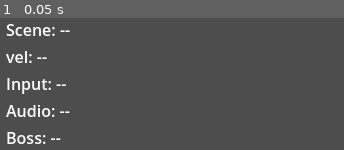
Above: before the commit, frame 1.
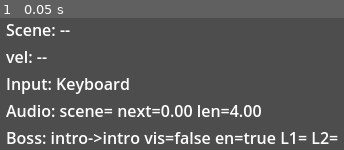
Above: after the commit, the same moment.

Repository: vydramain/Comfymaid
Game: Godot game, scene res://scenes/ui/DebugHUD.tscn
Two runs of this game, one before a commit and one after it. Both use one fixed random seed, a clock stepped at 60 frames per second and the inputs below. This scene is started directly instead of the project's main scene. Sound files missing from this copy of the repository are replaced by a short silence.
Inputs:
- Up to frame 1 (0.05 s): no input

The runs differ from the first frame. In frame 1, 6.4% of the frame differs, in the area x 14-99%, y 45-96%.
Error before the commit: Parse Error: Used tab character for indentation instead of space as used before in the file. (res://scripts/debug_hud.gd:21)

Commit message:
fix: Corrected mechanic word behavior

Diff:
--- a/scenes/Boss.tscn
+++ b/scenes/Boss.tscn
@@ -112,7 +112,7 @@
 "update": 0,
 "values": [0, 1, 2, 3]
 }
-tracks/4/type = "call_method"
+tracks/4/type = "method"
 tracks/4/imported = false
 tracks/4/enabled = true
 tracks/4/path = NodePath(".")
@@ -121,7 +121,7 @@
 tracks/4/keys = {
 "times": PackedFloat32Array(0, 1),
 "transitions": PackedFloat32Array(1, 1),
-"values": ["spawn_smoke_right", "spawn_smoke_left"]
+"values": [{"method": "spawn_smoke_right", "args": []}, {"method": "spawn_smoke_left", "args": []}]
 }
 
 [sub_resource type="AnimationLibrary" id="AnimationLibrary_1"]
--- a/scenes/MechanicWord.tscn
+++ b/scenes/MechanicWord.tscn
@@ -3,19 +3,19 @@
 [ext_resource type="Script" uid="uid://d2q5e03jr0bq5" path="res://scripts/mechanic_word.gd" id="1"]
 
 [sub_resource type="RectangleShape2D" id="1"]
-size = Vector2(93, 19)
+size = Vector2(196, 30)
 
 [node name="MechanicWord" type="Node2D"]
-script = ExtResource("1")
 z_index = 10
 z_as_relative = false
+script = ExtResource("1")
 
 [node name="Backdrop" type="ColorRect" parent="."]
 offset_left = -80.0
 offset_top = -24.0
 offset_right = 80.0
 offset_bottom = 24.0
-color = Color(0, 0, 0, 0.55)
+color = Color(0, 0, 0, 0)
 
 [node name="FullLabel" type="Label" parent="."]
 anchors_preset = 8
@@ -23,10 +23,10 @@
 anchor_top = 0.5
 anchor_right = 0.5
 anchor_bottom = 0.5
-offset_left = -45.0
-offset_top = -11.5
-offset_right = 45.0
-offset_bottom = 11.5
+offset_left = -101.0
+offset_top = -25.0
+offset_right = 101.0
+offset_bottom = 25.0
 grow_horizontal = 2
 grow_vertical = 2
 size_flags_horizontal = 4
@@ -35,9 +35,23 @@
 theme_override_constants/outline_size = 6
 theme_override_font_sizes/font_size = 36
 text = "МЕХАНИКА"
+horizontal_alignment = 1
+metadata/_edit_use_anchors_ = true
 
 [node name="LeftLabel" type="Label" parent="."]
 visible = false
+anchors_preset = 6
+anchor_left = 1.0
+anchor_top = 0.5
+anchor_right = 1.0
+anchor_bottom = 0.5
+offset_left = -120.00001
+offset_top = -14.0
+offset_right = -20.000008
+offset_bottom = 36.0
+grow_horizontal = 0
+grow_vertical = 2
+rotation = -0.24734646
 theme_override_colors/font_color = Color(1, 0.4, 0.4, 1)
 theme_override_colors/font_outline_color = Color(0, 0, 0, 0.9)
 theme_override_constants/outline_size = 6
@@ -46,8 +60,15 @@
 
 [node name="RightLabel" type="Label" parent="."]
 visible = false
-offset_left = 36.0
-offset_right = 36.0
+anchors_preset = 4
+anchor_top = 0.5
+anchor_bottom = 0.5
+offset_left = 17.0
+offset_top = -39.0
+offset_right = 119.0
+offset_bottom = 11.0
+grow_vertical = 2
+rotation = 0.34153718
 theme_override_colors/font_color = Color(1, 0.4, 0.4, 1)
 theme_override_colors/font_outline_color = Color(0, 0, 0, 0.9)
 theme_override_constants/outline_size = 6
@@ -55,7 +76,8 @@
 text = "НИКА"
 
 [node name="HurtArea" type="Area2D" parent="."]
+collision_mask = 0
 
 [node name="CollisionShape2D" type="CollisionShape2D" parent="HurtArea"]
-position = Vector2(0.5, 0.5)
+position = Vector2(0, 1)
 shape = SubResource("1")
--- a/scripts/audio_director.gd
+++ b/scripts/audio_director.gd
@@ -5,7 +5,7 @@
 static var instance: Node
 
 const SEGMENT_FALLBACK_LENGTH := 4.0
-const HUB_LAYER_MAX_DISTANCE := 840.0
+const HUB_LAYER_MAX_DISTANCE := 1200.0
 const HUB_LAYER_BASE_DB := -8.0
 const HUB_LAYER_SILENT_DB := -80.0
 const HUB_LAYER2_MIN_DB := -26.0
--- a/scripts/boss.gd
+++ b/scripts/boss.gd
@@ -72,12 +72,12 @@
 	else:
 		_play_animation("idle")
 
-func _play_animation(name: StringName) -> void:
+func _play_animation(anim_name: StringName) -> void:
 	if anim_player == null:
 		return
-	if anim_player.current_animation == name:
+	if anim_player.current_animation == anim_name:
 		return
-	anim_player.play(name)
+	anim_player.play(anim_name)
 
 func _is_defeated() -> bool:
 	return GameDirector.instance != null and GameDirector.instance.boss_defeated
--- a/scripts/debug_hud.gd
+++ b/scripts/debug_hud.gd
@@ -9,14 +9,14 @@
 @onready var boss_label: Label = %BossLabel
 
 func _ready() -> void:
-    set_process(true)
-    var manager := SceneManager.instance
-    if manager:
-        manager.level_changed.connect(_on_level_changed)
-        manager.player_spawned.connect(_on_player_spawned)
-        _on_level_changed(manager.current_scene_name)
-        if manager.player:
-            _on_player_spawned(manager.player)
+	set_process(true)
+	var manager := SceneManager.instance
+	if manager:
+		manager.level_changed.connect(_on_level_changed)
+		manager.player_spawned.connect(_on_player_spawned)
+		_on_level_changed(manager.current_scene_name)
+		if manager.player:
+			_on_player_spawned(manager.player)
 
 func _process(_delta: float) -> void:
 	if player and is_instance_valid(player):
@@ -35,7 +35,7 @@
 		audio_label.text = "Audio: --"
 		boss_label.text = "Boss: --"
 		return
-	var state := AudioDirector.instance.get_debug_state()
+	var state: Dictionary = AudioDirector.instance.get_debug_state()
 	audio_label.text = "Audio: scene=%s next=%.2f len=%.2f" % [
 		state.get("scene", ""),
 		state.get("time_to_next_boundary", 0.0),
@@ -51,8 +51,8 @@
 	]
 
 func _on_level_changed(scene_name: StringName) -> void:
-    scene_label.text = "Scene: %s" % scene_name
+	scene_label.text = "Scene: %s" % scene_name
 
 func _on_player_spawned(new_player: Node) -> void:
-    if new_player is CharacterBody2D:
-        player = new_player
+	if new_player is CharacterBody2D:
+		player = new_player
--- a/scripts/game_director.gd
+++ b/scripts/game_director.gd
@@ -144,9 +144,9 @@
 		_set_player_movement(true)
 		return
 	var fade_time: float = WHITEOUT_FADE_MAX
-	var start_boundary_id := -1
-	if AudioDirector.instance:
-		start_boundary_id = AudioDirector.instance.get_boundary_id()
+	var _start_boundary_id := -1
+	if AudioDirector.instance:
+		_start_boundary_id = AudioDirector.instance.get_boundary_id()
 		AudioDirector.instance.fade_out_all(fade_time)
 	await whiteout_ui.fade_to_white(fade_time)
 	if AudioDirector.instance:
@@ -192,6 +192,11 @@
 		boss_revived_once = true
 		if overlay_ui and overlay_ui.has_method("show_line"):
 			overlay_ui.show_line("Советы по игре будут?")
+		var root := SceneManager.instance.current_level if SceneManager.instance else null
+		if root:
+			var mechanic := root.get_node_or_null("MechanicWord")
+			if mechanic and mechanic.has_method("enable_word"):
+				mechanic.enable_word()
 
 func notify_boss_defeated() -> void:
 	boss_defeated = true
--- a/scripts/guardian.gd
+++ b/scripts/guardian.gd
@@ -103,9 +103,9 @@
 		sprite.modulate = GUARDIAN_IDLE_COLOR
 		_play_animation("playing")
 
-func _play_animation(name: StringName) -> void:
+func _play_animation(anim_name: StringName) -> void:
 	if anim_player == null:
 		return
-	if anim_player.current_animation == name:
+	if anim_player.current_animation == anim_name:
 		return
-	anim_player.play(name)
+	anim_player.play(anim_name)
--- a/scripts/mechanic_word.gd
+++ b/scripts/mechanic_word.gd
@@ -2,6 +2,9 @@
 
 var _enabled := false
 var _broken := false
+
+@export var start_visible := false
+@export var enable_on_boss_revive := true
 
 @onready var full_label: Label = $FullLabel
 @onready var left_label: Label = $LeftLabel
@@ -10,15 +13,21 @@
 @onready var backdrop: ColorRect = $Backdrop
 
 func _ready() -> void:
+	_configure_hurt_area()
+	if hurt_area:
+		hurt_area.body_entered.connect(_on_hurt_body_entered)
+		hurt_area.area_entered.connect(_on_hurt_area_entered)
 	if GameDirector.instance and GameDirector.instance.mechanic_broken:
 		_apply_broken_state()
+	elif start_visible:
+		enable_word()
 	else:
 		_set_visible(false)
 
 func _process(_delta: float) -> void:
 	if _enabled or _broken:
 		return
-	if GameDirector.instance and GameDirector.instance.boss_revived_once:
+	if enable_on_boss_revive and GameDirector.instance and GameDirector.instance.boss_revived_once:
 		enable_word()
 
 func enable_word() -> void:
@@ -33,6 +42,8 @@
 	left_label.visible = visible_state and _broken
 	right_label.visible = visible_state and _broken
 	hurt_area.monitoring = visible_state
+	hurt_area.monitorable = true
+	visible = visible_state
 	if backdrop:
 		backdrop.visible = visible_state
 
@@ -65,10 +76,23 @@
 	left_label.visible = true
 	right_label.visible = true
 	hurt_area.monitoring = false
+	hurt_area.monitorable = true
 	if backdrop:
 		backdrop.visible = true
 	left_label.position = Vector2(-12, 0)
 	right_label.position = Vector2(12, 0)
+
+func _configure_hurt_area() -> void:
+	hurt_area.collision_layer = 1
+	hurt_area.collision_mask = 0
+
+func _on_hurt_body_entered(body: Node) -> void:
+	if body and body.is_in_group("player"):
+		take_hit(1)
+
+func _on_hurt_area_entered(area: Area2D) -> void:
+	if area and area.get_parent() and area.get_parent().is_in_group("player"):
+		take_hit(1)
 
 func _pulse_visible() -> void:
 	var tween := create_tween()
--- a/scripts/player.gd
+++ b/scripts/player.gd
@@ -331,10 +331,10 @@
 	else:
 		_play_animation("idle")
 
-func _play_animation(name: StringName) -> void:
-	if sprite == null or sprite.animation == name:
-		return
-	sprite.play(name)
+func _play_animation(anim_name: StringName) -> void:
+	if sprite == null or sprite.animation == anim_name:
+		return
+	sprite.play(anim_name)
 
 func trigger_hint_up() -> void:
 	if camera == null or _hint_used:
Not shown: 1 places in scenes/BossRoom.tscn that only renumber resources
Not shown: 1 places in scenes/Door.tscn that only renumber resources
